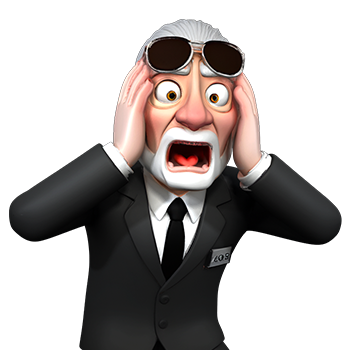
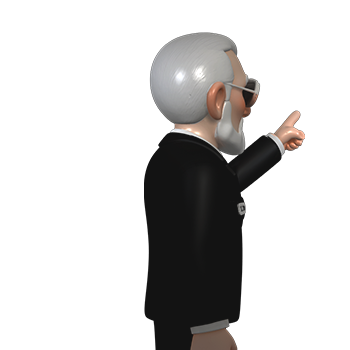
Layered file, before and after one edit (w=350, h=350). Changes by layer:
added layer "Avatars@4-2560x1352" above "Avatars@2-2560x1352" over (144, 32, 305, 350)
hid "Avatars@1-2560x1352", painted on it over (9, 19, 342, 350)
